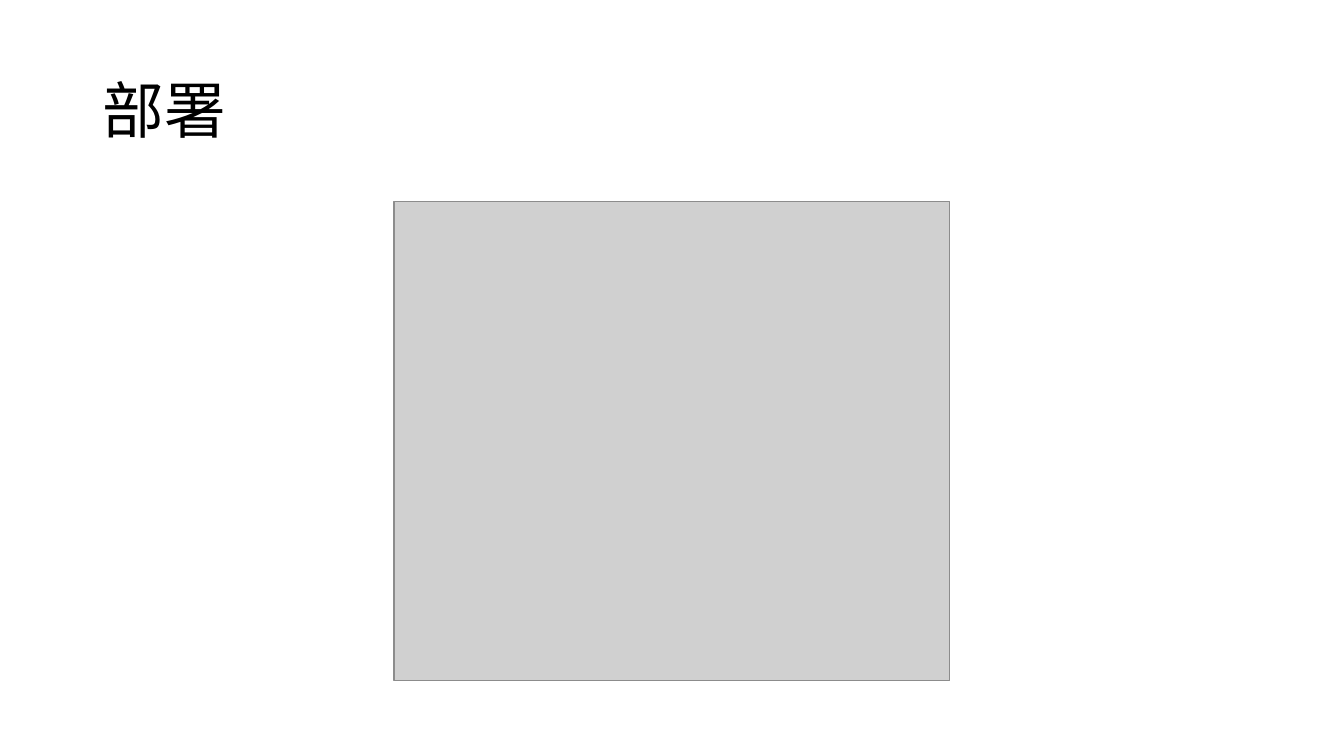
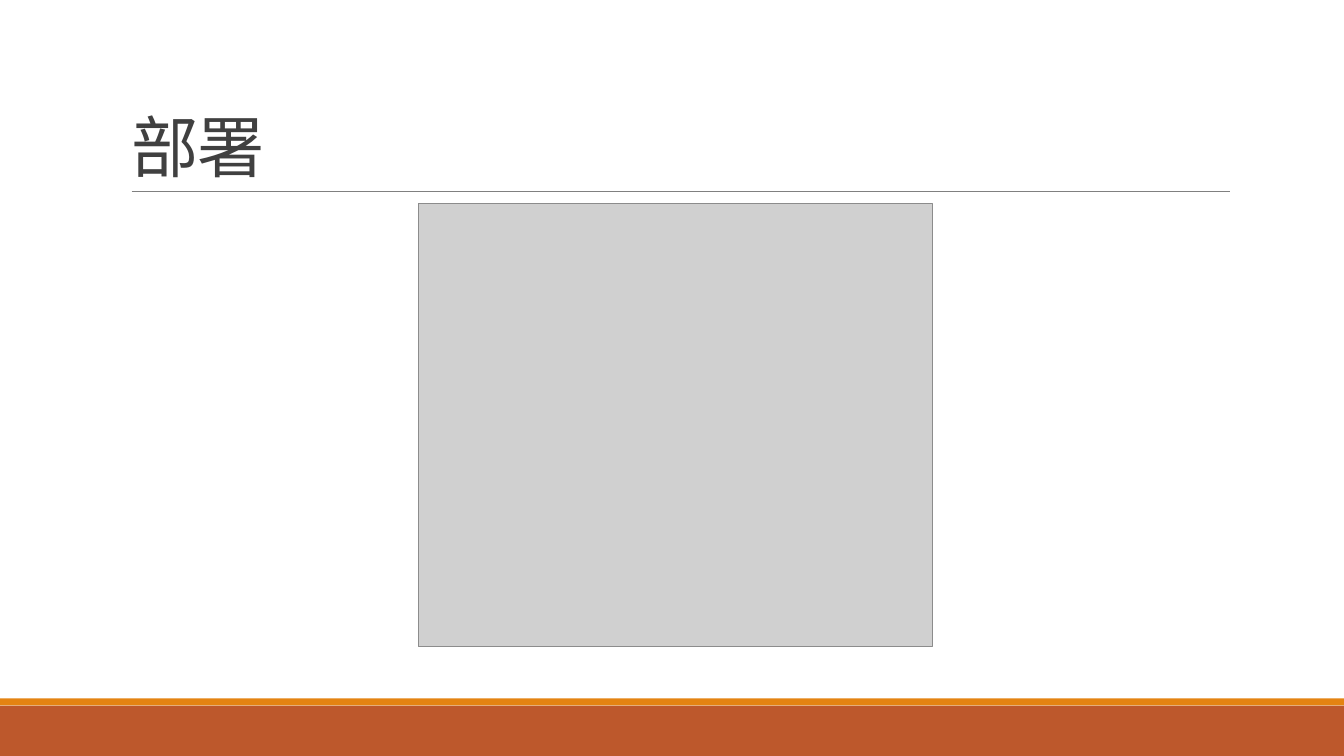
Before and after one commit to xcctbys/clawer, a slide deck: slide 10 of docs/Cloud_Clawer_Of_Princetechs.pptx. Drawn at 1344x756 pixels with LibreOffice and Linux fonts; fonts in the diff are those of the drawing; grey boxes stand for pictures. Boxes give left, top, right and bottom in pixels: in the first picture for what was removed or moved away, otherwise in the second. Text is boxed around its words. In the diff, an @@ line names an element or a change of style, - is before the commit and + after.

```diff
--- a/docs/Cloud_Clawer_Of_Princetechs.pptx
+++ b/docs/Cloud_Clawer_Of_Princetechs.pptx
@@ title "部署": place and size @@
-title "部署" at box(102, 81, 225, 138)
+title "部署" at box(131, 115, 265, 178)
@@ title "部署" at box(131, 115, 265, 178): size 44 to 48 pt, font Noto Sans CJK SC to Calibri, text colour #000000 to #404040, letter spacing 0 to -0.5 pt; line spacing 0.9 to 0.85; vertical alignment middle to bottom @@
@@ line added from (132, 192) to (1231, 192), #808080 0.5 pt @@
@@ picture: place and size @@
-picture at box(394, 202, 951, 682)
+picture at box(418, 204, 933, 647)
@@ rectangle added at box(0, 706, 1344, 756), fill #BD582C @@
@@ rectangle added at box(0, 699, 1344, 706), fill #E48312 @@
```
Also in this commit, not shown: 14 other slides changed.
